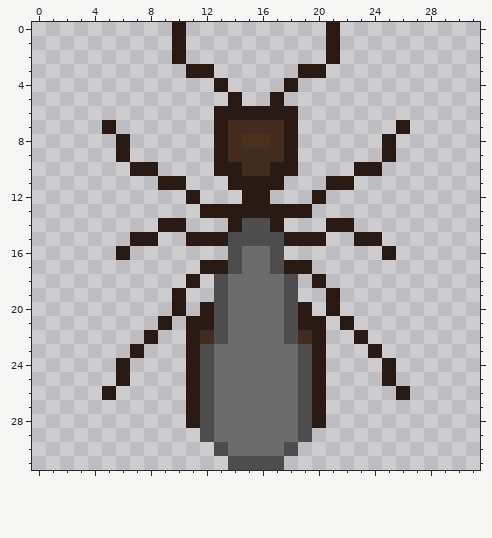
Two states of a pixel-art sprite, bugs/client/gameApp/src/view/textures/images/ant_queen_1.png. Above is the file before it was changed.
The file is 32x32 pixels.
New version:
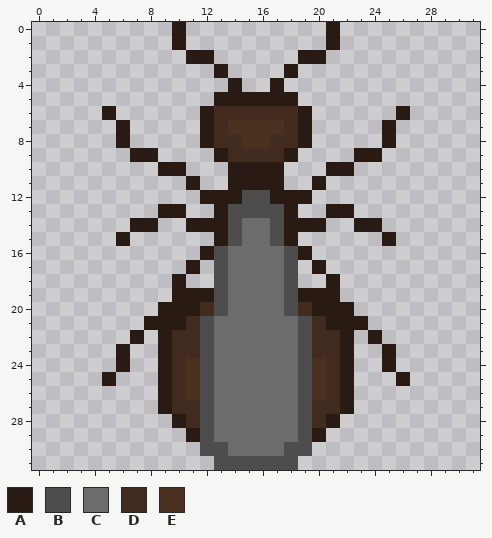
Palette (. is transparent): A #291b13  B #4d4d4d  C #6c6c6c  D #422b1f  E #4a301e
Change:
y 2: x 10..12 A.. -> .AA; x 19..21 ..A -> AA.
y 3: x 11..13 AA. -> ..A; x 18..20 .AA -> A..
y 4: x 13..14 A. -> .A; x 17..18 .A -> A.
y 5: x 13 . -> A; x 15..16 .. -> AA; x 18 . -> A
y 6: x 5 . -> A; x 12..19 .AAAAAA. -> ADDDDDDA; x 26 . -> A
y 7: x 5..6 A. -> .A; x 12..19 .ADDDDA. -> ADEEEEDA; x 25..26 .A -> A.
y 8: x 12..13 .A -> AD; x 18..19 A. -> DA
y 9: x 6..8 A.. -> .AA; x 23..25 ..A -> AA.
y 10: x 7..10 AA.. -> ..AA; x 13 A -> .; x 15..16 DD -> AA; x 18 A -> .; x 21..24 ..AA -> AA..
y 11: x 9..11 AA. -> ..A; x 20..22 .AA -> A..
y 12: x 11..20 A...AA...A -> .AAABBAAA.
y 13: x 9..10 .. -> AA; x 12 A -> .; x 14..17 AAAA -> BBBB; x 19 A -> .; x 21..22 .. -> AA
y 14: x 7..24 ..AA...ABBA...AA.. -> AA..AAABCCBAAA..AA
y 15: x 6..8 .AA -> A..; x 11..12 AA -> ..; x 15..16 BB -> CC; x 19..20 AA -> ..; x 23..25 AA. -> ..A
y 16: x 6 A -> .; x 12..14 ..B -> ABC; x 17..19 B.. -> CBA; x 25 A -> .
y 17: x 11..14 .AAB -> A.BC; x 17..20 BAA. -> CB.A
y 18: x 10..11 .A -> A.; x 20..21 A. -> .A
y 19: x 11..12 .. -> AA; x 19..20 .. -> AA
y 20: x 9 . -> A; x 11..12 .A -> AD; x 19..20 A. -> DA; x 22 . -> A
y 21: x 8 . -> A; x 10..13 .AAB -> ADBC; x 18..21 BAA. -> CBDA; x 23 . -> A
y 22: x 7..13 .A..ADB -> A.ADDBC; x 18..24 BDA..A. -> CBDDA.A
y 23: x 6..7 .A -> A.; x 9..11 ..A -> ADD; x 20..22 A.. -> DDA; x 24..25 A. -> .A
y 24: x 9..11 ..A -> ADE; x 20..22 A.. -> EDA
y 25: x 5..6 .A -> A.; x 9..11 ..A -> ADE; x 20..22 A.. -> EDA; x 25..26 A. -> .A
y 26: x 5 A -> .; x 9..11 ..A -> ADE; x 20..22 A.. -> EDA; x 26 A -> .
y 27: x 9..11 ..A -> ADD; x 20..22 A.. -> DDA
y 28: x 10..11 .A -> AD; x 20..21 A. -> DA
y 29: x 11 . -> A; x 20 . -> A
y 30: x 12 . -> B; x 19 . -> B
y 31: x 13 . -> B; x 18 . -> B
Pixel boxes of the changes (left, top, right, bottom) in both pictures:
changed: (102, 50, 410, 470)
